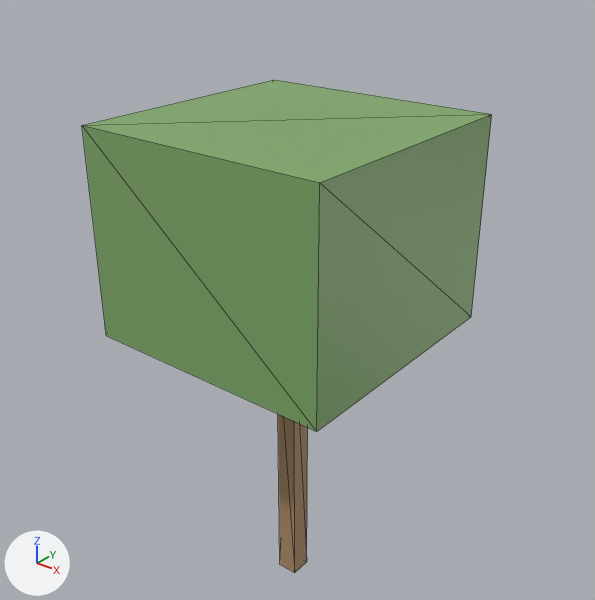
One commit to the glTF model data/islands/disksaver/glb/Prop_DS_Tree_20.glb: the scene before it, then after it.
Before and after are seen from a 50 mm lens placed at (6.23, -7.68, 9.38), pointed at (-0.11, 0.25, 4.46). Lighting does not change. The marker at lower left points along +X, +Y and +Z. The older version comes first. Mesh edges are drawn as thin lines. Vertices at exactly the same position are counted once.

The older version as bpy lines, for what is in view:
```python
me_cube_1476 = bpy.data.meshes.new('Cube.1476')
me_cube_1476.from_pydata(...)  # a box spanning x -0.15..0.15, y -0.15..0.15, z 0.0..4.2
me_cube_1476.materials.append(mat_ds_bark)  # brown #ad8d67
me_cube_1477 = bpy.data.meshes.new('Cube.1477')
me_cube_1477.from_pydata(...)  # a box spanning x -1.75..1.75, y -1.75..1.75, z 4.2..7.0
me_cube_1477.materials.append(mat_ds_leaf0)  # green #81aa6a
ob_cube = bpy.data.objects.new('Cube', me_cube_1476)
ob_cube.location = (0.0, 0.0, 0.0)
ob_cube_001 = bpy.data.objects.new('Cube.001', me_cube_1477)
ob_cube_001.location = (0.0, 0.0, 0.0)
```
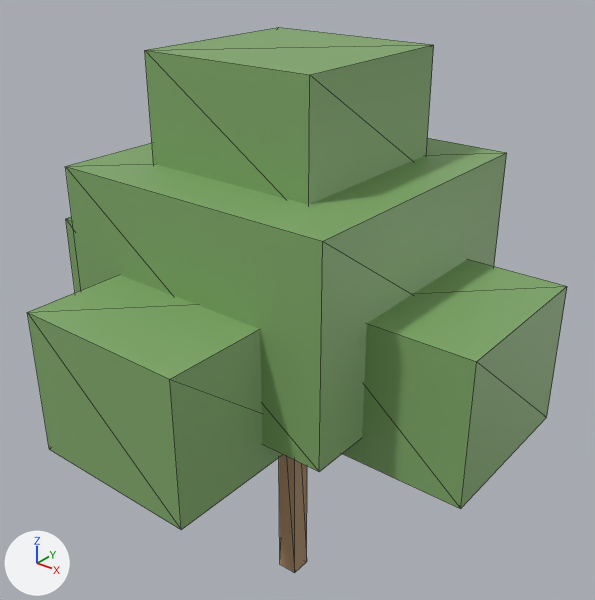
Where the change shows, as pixel boxes [x1, y1, x2, y2] in the pictures (595 x 600 px):
'Cube.001', moved, rescaled: before [82, 80, 492, 432]; after [66, 138, 507, 472]
'Cube.005', added (green): after [27, 275, 283, 530]
'Cube.006', added (green): after [145, 27, 434, 204]
'Cube.002', added (green): after [342, 259, 567, 509]
'Cube.003', added (green): after [66, 217, 81, 293]

The edits, one by one:
me_cube_1477 is used by ob_cube_001; location (0.0, 0.0, 0.0).
me_cube_1477 had 8 vertices, 12 faces and spanned x -1.75..1.75, y -1.75..1.75, z 4.2..7.0.
me_cube_1477 now has 8 vertices, 12 faces and spans x -1.92..1.92, y -1.92..1.92, z 3.85..6.51.
me_cube_1477 part 1: the whole mesh is scaled about its middle by (1.1, 1.1, 0.95), then moved by (0.0, 0.0, -0.42).
Mesh me_cube_1582 is new.
It is a box spanning x -1.19..1.19, y -1.19..1.19, z 6.3..7.84.
It uses material mat_ds_leaf0 (green #81aa6a).
Mesh me_cube_1581 is new.
It is a box spanning x -1.12..1.12, y -3.22..-0.98, z 3.5..5.32.
It uses material mat_ds_leaf0 (green #81aa6a).
Mesh me_cube_1579 is new.
It is a box spanning x -3.22..-0.98, y -1.12..1.12, z 3.5..5.32.
It uses material mat_ds_leaf0 (green #81aa6a).
Mesh me_cube_1578 is new.
It is a box spanning x 0.98..3.22, y -1.12..1.12, z 3.5..5.32.
It uses material mat_ds_leaf0 (green #81aa6a).
Object 'Cube.006' (ob_cube_006) is new; it shows me_cube_1582.
Its location is (0.0, 0.0, 0.0).
Object 'Cube.005' (ob_cube_005) is new; it shows me_cube_1581.
Its location is (0.0, 0.0, 0.0).
Object 'Cube.003' (ob_cube_003) is new; it shows me_cube_1579.
Its location is (0.0, 0.0, 0.0).
Object 'Cube.002' (ob_cube_002) is new; it shows me_cube_1578.
Its location is (0.0, 0.0, 0.0).
